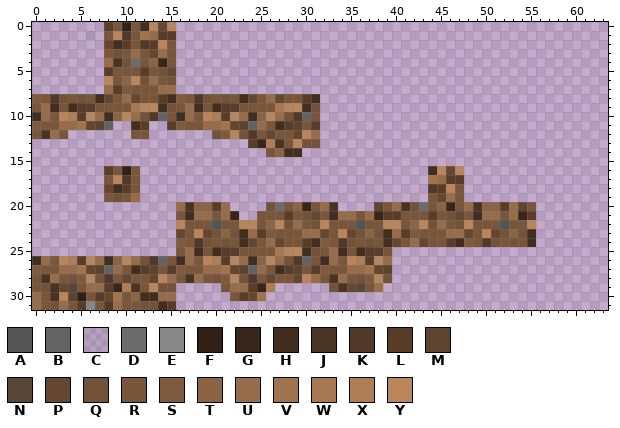
Edited in one commit: pixel-art sprite (src/main/resources/assets/betterthandirt/textures/models/armor/baked_dirt_layer_1.png). That is the earlier state.
The file is 64x32 pixels. Pixels under 10% opacity are left out. Colours within 5 levels of each other are drawn and written as one.
Palette (. is transparent): A #545454  B #636363  C #67676726  D #6c6c6c  E #878787  F #302116  G #372619  H #422e1f  J #4a3322  K #523927  L #593d29  M #5e432e  N #574537  P #654730  Q #725238  R #79553a  S #7e5b3e  T #8b6445  U #966c4a  V #a17450  W #a87853  X #ae7d56  Y #b9855c
New version:
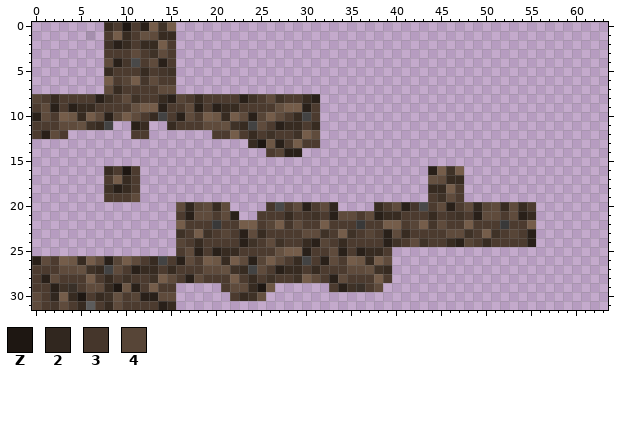
Colours new in this view: Z #1e1712  2 #31271f  3 #45362b  4 #574537
Changes in this commit:
colour A: #545454 -> #393939
colour B: #636363 -> #434343
colour C: #67676726 -> #46464626
colour D: #6c6c6c -> #494949
colour E: #878787 -> #5c5c5c
colour H: #422e1f -> #292019
colour L: #593d29 -> #372b21
colour N: #574537 -> #393028
colour P: #654730 -> #3f3227
colour R: #79553a -> #4c3b2f
colour U: #966c4a -> #5f4b3c
colour V: #a17450 -> #655141
colour X: #ae7d56 -> #6d5745
colour Y: #b9855c -> #755d4a
y 0: x 10 F -> Z
y 1: x 10 K -> L
y 2: x 12 K -> L
y 3: x 9 Q -> R
y 4: x 9..10 JQ -> H3; x 13..14 TG -> UH
y 5: x 14 Q -> 3
y 6: x 10 T -> 4; x 12 Q -> 3; x 15 Q -> R
y 7: x 10 S -> R
y 8: x 0 S -> 4; x 2..3 KQ -> LR; x 5 Q -> R; x 16 S -> 4; x 18..19 KQ -> LR; x 21 Q -> R
y 9: x 11 W -> V; x 15 Q -> R; x 27 W -> V; x 31 Q -> R
y 10: x 9 T -> 4; x 12..13 QK -> RL; x 25 T -> 4; x 28..29 QK -> RL
y 11: x 0 S -> R; x 7 M -> L; x 16 S -> R; x 23 M -> L; x 29 M -> L
y 12: x 1 J -> H; x 20..21 QS -> RR; x 23..24 QK -> RL
y 13: x 25 G -> Z; x 27 J -> H; x 30..31 QQ -> RR
y 14: x 27 T -> 4
y 16: x 10 F -> Z
y 17: x 10 K -> L
y 18: x 44 K -> L
y 19: x 9 Q -> R
y 20: x 17..19 JTT -> 24U; x 26 Q -> 3; x 29..30 TG -> UH; x 33 J -> 2; x 38 M -> L; x 41..42 JQ -> H3; x 45..46 TG -> UH; x 49..51 JTT -> 24U; x 54 M -> L
y 21: x 22 G -> H; x 30 Q -> 3; x 38 G -> H; x 46 Q -> 3; x 54 G -> H
y 22: x 26 T -> 4; x 28 Q -> 3; x 31 Q -> R; x 42 T -> 4; x 44 Q -> 3; x 47 Q -> R
y 23: x 20..22 QTQ -> R4R; x 26 S -> R; x 36..38 QTQ -> R4R; x 42 S -> R; x 52..54 QTQ -> R4R
y 24: x 16 S -> 4; x 18..19 KQ -> LR; x 21 Q -> R; x 32 S -> 4; x 34..35 KQ -> LR; x 37 Q -> R; x 48 S -> 4; x 50..51 KQ -> LR; x 53 Q -> R
y 25: x 27 W -> V; x 31 Q -> R
y 26: x 9 T -> 4; x 12..13 QK -> RL; x 25 T -> 4; x 28..29 QK -> RL
y 27: x 0 S -> R; x 7 M -> L; x 13 M -> L; x 16 S -> R; x 23 M -> L; x 29 M -> L; x 32 S -> R; x 39 M -> L
y 28: x 1 J -> H; x 4..5 QS -> RR; x 7..8 QK -> RL; x 17 J -> H; x 20..21 QS -> RR; x 23..24 QK -> RL; x 33 J -> H; x 36..37 QS -> RR; x 39 Q -> R
y 29: x 1..2 QJ -> RH; x 9 G -> Z; x 11 J -> H; x 14..15 QQ -> RR; x 25 G -> Z; x 33..34 QJ -> RH
y 30: x 2 J -> 2; x 4..5 MF -> LZ; x 11 T -> 4
y 31: x 2 Q -> 3; x 8 K -> L; x 12..13 QQ -> RR
Changed places in both pictures, as pixel boxes (x1, y1, x2, y2):
changed: (32, 22, 536, 310)
